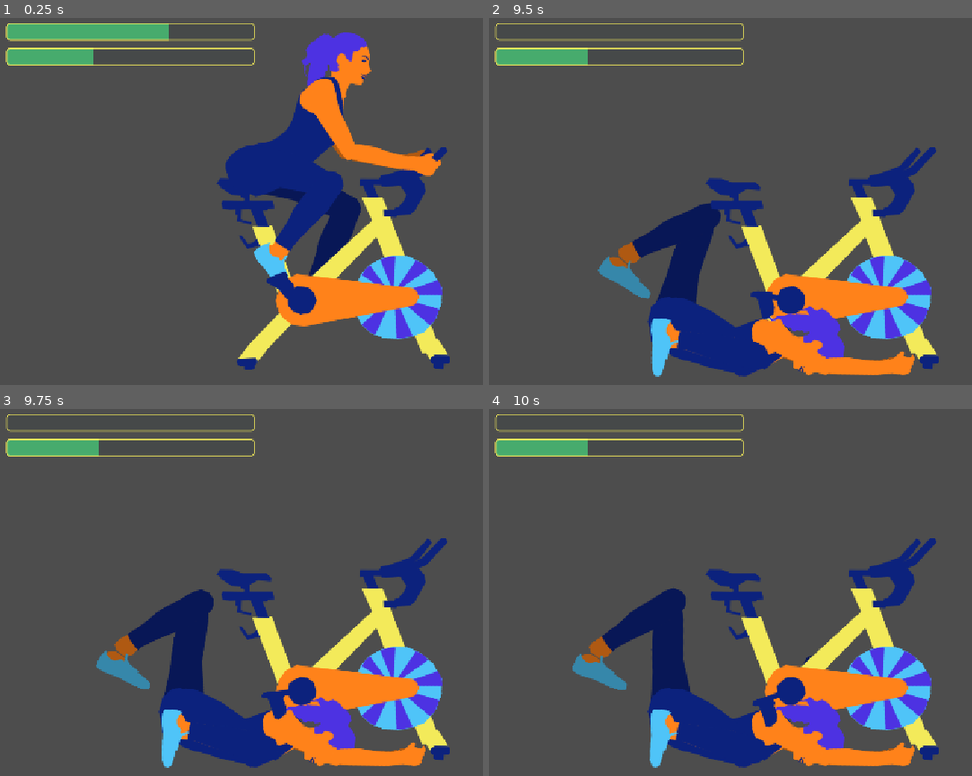
Above: before the commit, frames 1-4 (two rows, left to right).
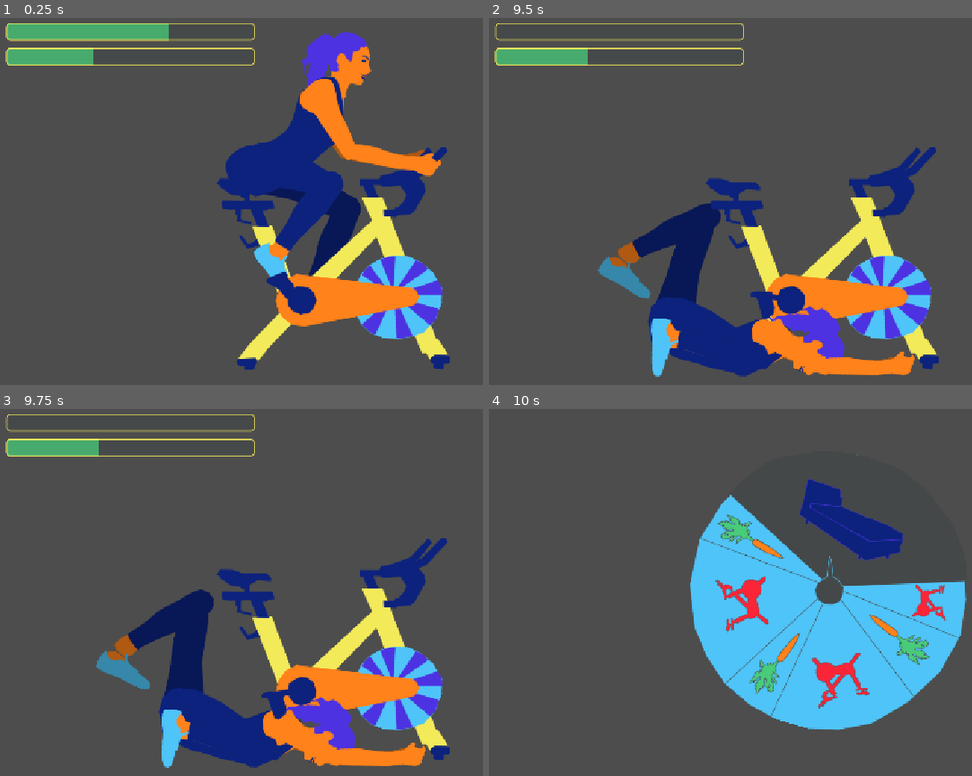
Above: after the commit, the same moments.

Repository: local-minimum/The-Vicious-Cycle
Game: Godot game, scene res://levels/spinning/spinning.tscn
Same seed, same stepped clock (60 frames per second), same inputs: the game is played once before the commit and once after it.
Inputs (mouse positions are in pixels of both pictures, inside the frame that each line leads up to):
- Up to frame 1 (0.25 s): no input
- Up to frame 2 (9.5 s): tap Enter at 0.5, 3.6 s; move the mouse to (outside the picture) at 0.52 s; hold D (pedal_right) 0.53-1.28 s; tap Ctrl at 0.6, 8.85 s; click (outside the picture) at 0.67 s; tap Space at 0.77, 1.52, 3.02, 3.77, 4.52, 6.02, 6.77, 7.52, 9.02 s; move the mouse to (687, 219) at 1.27 s; hold S 1.28-2.03 s; tap Q at 1.35 s; move the mouse to (899, 109) at 2.02 s; hold D (pedal_right) 2.03-2.78 s; tap Delete at 2.1 s; move the mouse to (793, 278) at 2.77 s; hold W 2.78-3.53 s; tap E at 2.85 s; click (793, 278) at 2.92 s; move the mouse to (outside the picture) at 3.52 s; hold A (pedal_left) 3.53-5.03 s; move the mouse to (614, 139) at 4.27 s; tap Keypad Enter at 4.35 s; move the mouse to (865, 197) at 5.02 s; hold S 5.03-5.78 s; tap F at 5.1 s; click (865, 197) at 5.17 s; move the mouse to (720, 98) at 5.77 s; hold D (pedal_right) 5.78-6.53 s; tap 1 at 5.85 s; move the mouse to (outside the picture) at 6.52 s; hold W 6.53-7.28 s; tap 2 at 6.6 s; move the mouse to (687, 219) at 7.27 s; hold D (pedal_right) 7.28-8.03 s; tap 3 at 7.35 s; click (687, 219) at 7.42 s; move the mouse to (899, 109) at 8.02 s; hold S 8.03-8.78 s; tap P at 8.1 s; move the mouse to (793, 278) at 8.77 s; hold A (pedal_left) from 8.78 s (still down)
- Up to frame 3 (9.75 s): move the mouse to (outside the picture) at 9.52 s; release A (pedal_left) at 9.53 s; hold W from 9.53 s (still down); tap Q at 9.6 s; click (outside the picture) at 9.67 s
- Up to frame 4 (10 s): keep holding W; tap Space at 9.77 s

Frames 1-3 are identical in both runs. In frame 4, 36% of the frame differs, in the area x 1-99%, y 1-98%.

Commit message:
Connect various stages with passage of time

Diff:
--- a/levels/door/door.gd
+++ b/levels/door/door.gd
@@ -149,7 +149,8 @@
 
         if results.has(Icon.EXERCISE):
             _phase = Phase.DONE
-            push_warning("No transition to fail yet")
+            await get_tree().create_timer(1.0).timeout
+            get_tree().change_scene_to_file(&"res://levels/passage_of_time/passage_of_time.tscn")
         elif results.has(Icon.UNDECIDED):
             _phase = Phase.READY
         else:
--- a/levels/door/exit_appartment_check.tscn
+++ b/levels/door/exit_appartment_check.tscn
@@ -8,6 +8,9 @@
 
 [node name="Door" parent="." unique_id=301636524 instance=ExtResource("1_n6gsg")]
 position = Vector2(0, 16)
+icon_height = 96.0
+slider_duration = 1.0
+slider_distance = 222.0
 
 [node name="SlotMachine UI" type="CanvasLayer" parent="." unique_id=1293306533]
 
--- a/levels/eating/eating.gd
+++ b/levels/eating/eating.gd
@@ -62,7 +62,7 @@
         show_wheel_btn.visible = true
 
 func _handle_exit_scene(_success: bool = false) -> void:
-    push_warning("Not implemented scene switching")
+    get_tree().change_scene_to_file(&"res://levels/passage_of_time/passage_of_time.tscn")
 
 func _handle_start_spin() -> void:
     hide_wheel_btn.visible = false
--- a/levels/passage_of_time/time_wheel.gd
+++ b/levels/passage_of_time/time_wheel.gd
@@ -16,6 +16,7 @@
 
 @export var _angle_rotation_duration: float = 0.1
 @export var _wait_before_next_scene: float = 1.0
+
 
 const _PT_WAKUP_FIRST_EXERCISE: int = 0
 const _PT_BREAKFAST: int = 1
@@ -45,8 +46,12 @@
         GlobalStateVicious.day += 1
 
     var target_a: float = _checkpoint_time_angles[next_time]
-    var delta: float = fposmod(_wheel.rotation_degrees - target_a, 180)
-    print_debug([_wheel.rotation_degrees, target_a, delta, _wheel.rotation_degrees + delta])
+    var delta: float = target_a - _wheel.rotation_degrees
+    if delta < 180:
+        delta += 360
+    elif delta > 180:
+        delta -= 360
+
     var duration: float = absf(delta) * _angle_rotation_duration
 
     GlobalStateVicious.time_checkpoint = next_time
@@ -61,7 +66,7 @@
     match GlobalStateVicious.time_checkpoint:
         _PT_BREAKFAST, _PT_LUNCH, _PT_SUPPER:
             await get_tree().create_timer(_wait_before_next_scene).timeout
-            push_warning("Don't know how to load eating")
+            get_tree().change_scene_to_file(&"res://levels/eating/eating.tscn")
 
         _PT_ATTEMPT_SLEEP:
             if GlobalStateVicious.happiness < 20.0 || GlobalStateVicious.calories > 60.0:
@@ -74,12 +79,12 @@
 
         _PT_SECOND_EXERCISE, _PT_THIRD_EXERCISE:
             await get_tree().create_timer(_wait_before_next_scene).timeout
-            push_warning("Don't know how to load exercise")
+            get_tree().change_scene_to_file(&"res://levels/spinning/spinning.tscn")
 
         _PT_NIGHT_EXERCISE_OR_SLEEP:
             if _short_sleep:
                 await get_tree().create_timer(_wait_before_next_scene).timeout
-                push_warning("Don't know how to load exercise")
+                get_tree().change_scene_to_file(&"res://levels/spinning/spinning.tscn")
             else:
                 await get_tree().create_timer(_wait_before_next_scene).timeout
                 push_warning("Don't know how to load sleep")
@@ -90,7 +95,7 @@
 
         _PT_DOOR_CHECK:
             await get_tree().create_timer(_wait_before_next_scene).timeout
-            push_warning("Don't know how to load door check")
+            get_tree().change_scene_to_file(&"res://levels/door/exit_appartment_check.tscn")
 
         _PT_WAKUP_FIRST_EXERCISE:
             await get_tree().create_timer(_wait_before_next_scene).timeout
--- a/levels/passage_of_time/time_wheel.svg
+++ b/levels/passage_of_time/time_wheel.svg
@@ -32,45 +32,49 @@
      inkscape:window-x="0"
      inkscape:window-y="0"
      inkscape:window-maximized="1"
-     inkscape:current-layer="layer1" /><defs
+     inkscape:current-layer="g23" /><defs
      id="defs1" /><g
      inkscape:label="Layer 1"
      inkscape:groupmode="layer"
      id="layer1"><g
        id="g23"
        inkscape:label="Wheel"
-       style="display:inline"><path
-         style="fill:#4fc4f8;fill-opacity:1;stroke-width:0.25"
+       style="display:inline"
+       inkscape:export-filename="wheel.png"
+       inkscape:export-xdpi="96"
+       inkscape:export-ydpi="96"><path
+         style="display:none;fill:#4fc4f8;fill-opacity:1;stroke-width:0.25"
          d="m 102.53571,42.664284 h 14.14286 l 12.25714,2.828573 12.96429,5.892856 10.13571,8.721428 8.48572,10.607143  …(317 unchanged characters)…
          id="path2" /><path
-         style="fill:#444849;fill-opacity:1;stroke-width:0.25"
+         style="display:none;fill:#444849;fill-opacity:1;stroke-width:0.25"
          d="m 55.157142,121.275 54.819418,-18.15479 52.13594,26.16907 -5.3625,8.95714 -7.36607,9.60536 -8.54464,4.30179 …(191 unchanged characters)…
          id="path3"
          sodipodi:nodetypes="ccccccccccccccccc" /><path
-         style="fill:none;fill-opacity:1;stroke:#444849;stroke-width:0.25;stroke-opacity:1"
+         style="display:none;fill:none;fill-opacity:1;stroke:#444849;stroke-width:0.25;stroke-opacity:1"
          d="M 51.149998,97.232141 109.84286,103.36071 63.05357,68.00357"
          id="path4" /><path
-         style="fill:none;fill-opacity:1;stroke:#444849;stroke-width:0.25;stroke-opacity:1"
+         style="display:none;fill:none;fill-opacity:1;stroke:#444849;stroke-width:0.25;stroke-opacity:1"
          d="M 119.00607,43.002194 109.67226,103.3386 141.34054,51.335953"
          id="path5" /><path
-         style="fill:none;fill-opacity:1;stroke:#444849;stroke-width:0.25;stroke-opacity:1"
+         style="display:none;fill:none;fill-opacity:1;stroke:#444849;stroke-width:0.25;stroke-opacity:1"
          d="m 168.34192,107.67216 -58.66966,-4.66691"
          id="path6" /><path
          id="path4-0"
-         style="display:inline;fill:#fb2538;fill-opacity:1;stroke:#444849;stroke-width:0.168516"
+         style="display:none;fill:#fb2538;fill-opacity:1;stroke:#444849;stroke-width:0.168516"
          d="m 157.21391,92.114898 -2.61655,-1.17765 -0.41829,-0.430194 1.02569,0.467131 0.9324,0.307967 0.22791,-0.1182 …(2115 unchanged characters)…
          inkscape:label="TrainingSymbol" /><path
          id="path7"
-         style="display:inline;fill:#fb2538;fill-opacity:1;stroke:#444849;stroke-width:0.168516"
+         style="display:none;fill:#fb2538;fill-opacity:1;stroke:#444849;stroke-width:0.168516"
          d="m 100.20869,52.355274 -1.014213,2.684126 -0.403608,0.443999 0.403054,-1.052517 0.24994,-0.949602 -0.132091, …(2201 unchanged characters)…
          inkscape:label="TrainingSymbol" /><path
          id="path8"
-         style="display:inline;fill:#fb2538;fill-opacity:1;stroke:#444849;stroke-width:0.11405"
+         style="display:none;fill:#fb2538;fill-opacity:1;stroke:#444849;stroke-width:0.11405"
          d="m 58.986713,103.07058 1.601046,1.09899 0.226856,0.33683 -0.626949,-0.43447 -0.583966,-0.31724 -0.166006,0.0 …(2078 unchanged characters)…
          inkscape:label="TrainingSymbol" /><g
          id="g34"
          inkscape:label="Carrot"
-         transform="matrix(-2.1926669,-0.86712682,0.86712682,-2.1926669,67.755626,219.47718)"><path
+         transform="matrix(-2.1926669,-0.86712682,0.86712682,-2.1926669,67.755626,219.47718)"
+         style="display:none"><path
            style="fill:#ff821a;fill-opacity:1;stroke:#444849;stroke-width:0.1;stroke-opacity:1"
            d="m 10.165179,52.195981 0.721874,-0.309375 0.810268,-0.14732 1.900447,-0.206251 2.209821,-0.02946 0.313215, …(190 unchanged characters)…
            id="path33"
@@ -80,7 +84,8 @@
            id="path34" /></g><g
          id="g10"
          inkscape:label="Carrot"
-         transform="matrix(0.86712682,-2.1926669,2.1926669,0.86712682,-6.2534276,57.589531)"><path
+         transform="matrix(0.86712682,-2.1926669,2.1926669,0.86712682,-6.2534276,57.589531)"
+         style="display:none"><path
            style="fill:#ff821a;fill-opacity:1;stroke:#444849;stroke-width:0.1;stroke-opacity:1"
            d="m 10.165179,52.195981 0.721874,-0.309375 0.810268,-0.14732 1.900447,-0.206251 2.209821,-0.02946 0.313215, …(190 unchanged characters)…
            id="path9"
@@ -90,7 +95,8 @@
            id="path10" /></g><g
          id="g12"
          inkscape:label="Carrot"
-         transform="matrix(2.2839614,0.58584744,-0.58584744,2.2839614,139.89758,-15.917715)"><path
+         transform="matrix(2.2839614,0.58584744,-0.58584744,2.2839614,139.89758,-15.917715)"
+         style="display:none"><path
            style="fill:#ff821a;fill-opacity:1;stroke:#444849;stroke-width:0.1;stroke-opacity:1"
            d="m 10.165179,52.195981 0.721874,-0.309375 0.810268,-0.14732 1.900447,-0.206251 2.209821,-0.02946 0.313215, …(190 unchanged characters)…
            id="path11"
@@ -99,18 +105,27 @@
            d="m 16.470536,52.063393 1.325892,-0.132591 0.279911,-0.353571 0.383036,-0.515625 0.235714,-0.810268 0.13258 …(2289 unchanged characters)…
            id="path12" /></g><path
          id="path13"
-         style="display:none;fill:#a9aaad;fill-opacity:1;stroke:#fb2538;stroke-width:0.168516;stroke-opacity:1"
+         style="display:inline;fill:#a9aaad;fill-opacity:1;stroke:#fb2538;stroke-width:0.168516;stroke-opacity:1"
          d="m 134.76443,149.36254 0.18,-2.8637 0.25519,-0.54307 -0.0757,1.12451 0.0403,0.98112 0.19101,0.17161 0.37305, …(1978 unchanged characters)…
-         inkscape:label="Night TrainingSymbol" /><path
+         inkscape:label="Night TrainingSymbol"
+         inkscape:export-filename="night_exercise.png"
+         inkscape:export-xdpi="96"
+         inkscape:export-ydpi="96" /><path
          style="display:none;fill:#a9aaad;fill-opacity:1;stroke:#fb2538;stroke-width:0.25;stroke-opacity:1"
          d="m 109.71846,103.30475 12.4994,55.33096"
          id="path14"
          sodipodi:nodetypes="cc"
-         inkscape:label="Night Line" /><g
+         inkscape:label="Night Line"
+         inkscape:export-filename="night_line.png"
+         inkscape:export-xdpi="96"
+         inkscape:export-ydpi="96" /><g
          id="g26"
          transform="rotate(-171.52207,99.130585,134.22243)"
          style="display:none"
-         inkscape:label="Bed"><path
+         inkscape:label="Bed"
+         inkscape:export-filename="bed.png"
+         inkscape:export-xdpi="96"
+         inkscape:export-ydpi="96"><path
            style="fill:#0c227d;fill-opacity:1;stroke:#4d32e2;stroke-width:0.137267;stroke-opacity:1"
            d="m 66.833294,129.96479 2.128066,8.94768 0.814635,5.70785 3.450897,0.59732 0.186654,1.72938 0.471802,0.075  …(608 unchanged characters)…
            id="path25"
@@ -123,7 +138,10 @@
          d="m 113.85103,98.080618 -2.27527,-1.47818 -0.70753,-6.998692 -0.58542,-1.592981 -0.43913,1.588556 -0.737,6.901186 -1.63502,1.025297 -2.43486,1.708689 -1.11625,2.620287 0.30325,2.82213 1.58524,2.20202 2.27245,1.36036 3.42251,0.15395 2.91742,-1.24867 1.35473,-2.50809 0.26895,-3.54317 z"
          id="path27"
          sodipodi:nodetypes="ccccccccccccccccc"
-         inkscape:label="Mid Pointer" /></g><image
+         inkscape:label="Mid Pointer"
+         inkscape:export-filename="wheel_center.png"
+         inkscape:export-xdpi="96"
+         inkscape:export-ydpi="96" /></g><image
        width="145.52083"
        height="82.550003"
        preserveAspectRatio="none"
--- a/levels/spinning/spinning_machine.gd
+++ b/levels/spinning/spinning_machine.gd
@@ -26,6 +26,8 @@
         joint.queue_free()
     collapsed = true
     GlobalStateVicious.crisis_counter += 1
+    await get_tree().create_timer(5.0).timeout
+    get_tree().change_scene_to_file(&"res://levels/passage_of_time/passage_of_time.tscn")
 
 func _ready() -> void:
     _wheel_pos = wheel.position
